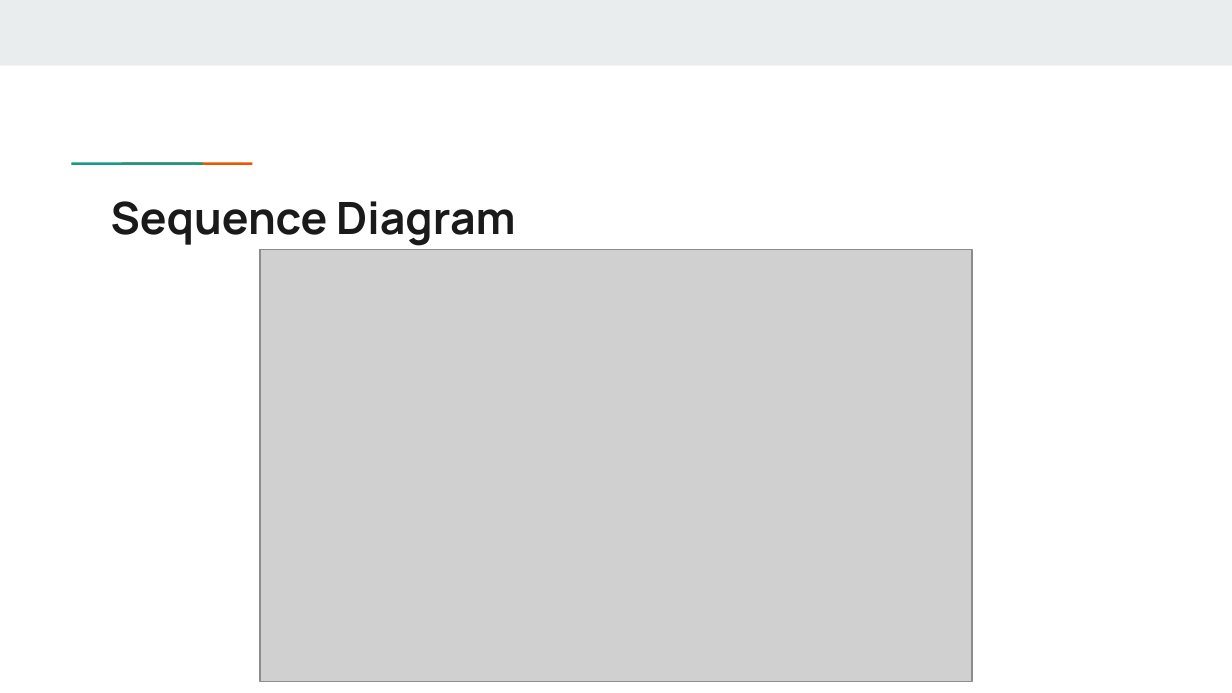
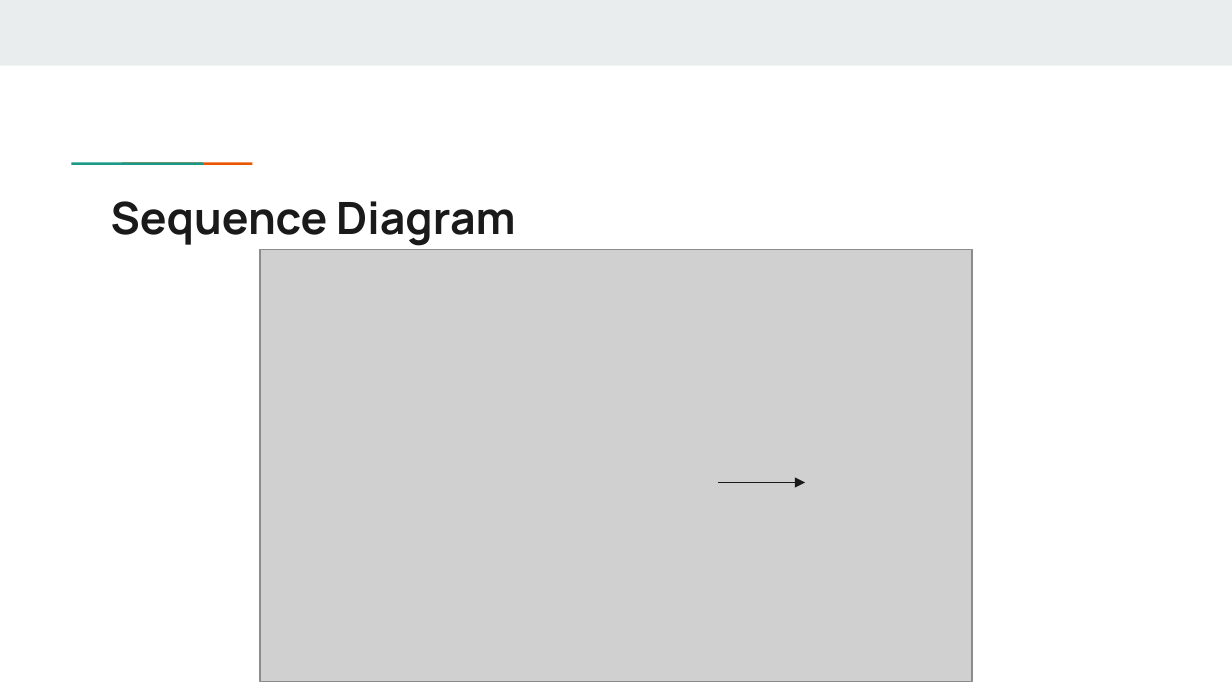
Before and after one commit to alfonsograziano/Progetto-IS-FIA, a slide deck: slide 12 of doc/SmartBlog.pptx. Drawn at 1232x693 pixels with LibreOffice and Linux fonts; fonts in the diff are those of the drawing; grey boxes stand for pictures. Boxes give left, top, right and bottom in pixels: in the first picture for what was removed or moved away, otherwise in the second. Text is boxed around its words. In the diff, an @@ line names an element or a change of style, - is before the commit and + after.

```diff
--- a/doc/SmartBlog.pptx
+++ b/doc/SmartBlog.pptx
@@ arrow added from (718, 483) to (804, 483), #1A1A1A 1 pt @@
```
Also in this commit, not shown: 5 other files.
